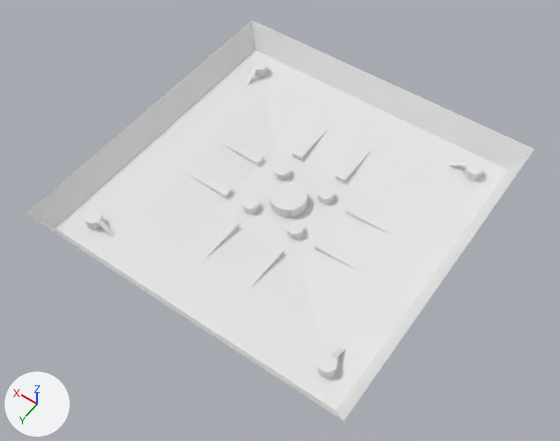
Renders of the Blender file Environment.blend from each side of a commit.
Before and after are seen from a camera (50 mm lens) standing at (-104.2, 151.1, 224.0) and looking at (-1.7, 7.7, -1.4). The axes (+X, +Y, +Z) are drawn at lower left. The lights are the same throughout.

Objects in the first picture: 'Plane-col'.
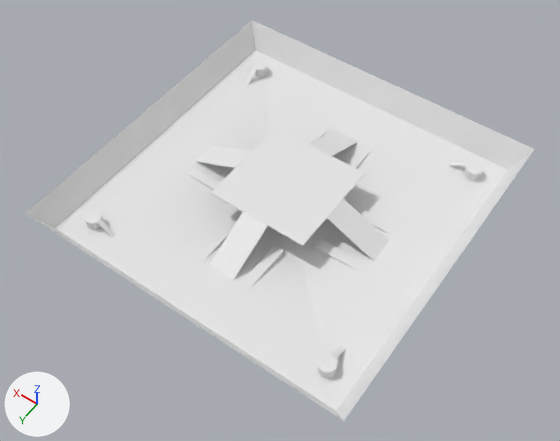
Where the change shows, as pixel boxes [x1, y1, x2, y2] in the pictures (560 x 441 px):
```json
{"part": 1, "of": "me_plane", "change": "added", "after": [211, 128, 365, 246]}
{"part": 2, "of": "me_plane", "change": "built on", "before": [226, 50, 508, 210], "after": [195, 50, 508, 280]}
```

Scene script edits in JSON lines:
```json
{"op": "add", "block": "mat_material", "code": ["mat_material = principled_material('Material')", "mat_material.base_color = (0.8, 0.8, 0.8)  # white #e7e7e7"]}
{"block": "me_plane", "where": "# used by ob_plane_col; location = (0.0, 0.0, 0.0); scale = (2.0, 2.0, 1.0)"}
{"op": "remove", "block": "me_plane", "code": "me_plane.from_pydata(...)  # 696 vertices, 399 faces; spans x -32.8..32.8, y -32.8..32.8, z -4.4..12.9"}
{"op": "add", "block": "me_plane", "code": "me_plane.from_pydata(...)  # 844 vertices, 537 faces; spans x -32.8..32.8, y -32.8..32.8, z -4.4..12.9"}
{"block": "me_plane", "change": "me_plane part 1: a new loose piece, a box spanning x -10.0..10.0, y -10.0..10.0, z 10.91..11.44, in mat_material (white #e7e7e7)"}
{"block": "me_plane", "change": "me_plane part 2"}
{"block": "me_plane", "change": "10 faces are deleted"}
{"block": "me_plane", "change": "124 vertices are added at x -30.0..30.0, y -30.0..22.2, z -0.2..11.4"}
{"block": "me_plane", "change": "8 new vertices lie (5.4, 0.0, 0.0) away from vertices in x -2.7, y -22.2..22.2, z -0.2..11.4"}
{"block": "me_plane", "change": "8 new vertices lie (0.0, 5.4, 0.0) away from vertices in x -22.2..22.2, y -2.7, z -0.2..11.4"}
{"block": "me_plane", "change": "29 new faces join them, mat_material_001 (white #e7e7e7)"}
{"block": "me_plane", "change": "113 new faces join them, mat_material_002 (white #e7e7e7)"}
{"op": "add", "block": "me_plane", "code": "me_plane.materials.append(mat_material)  # white #e7e7e7"}
```
